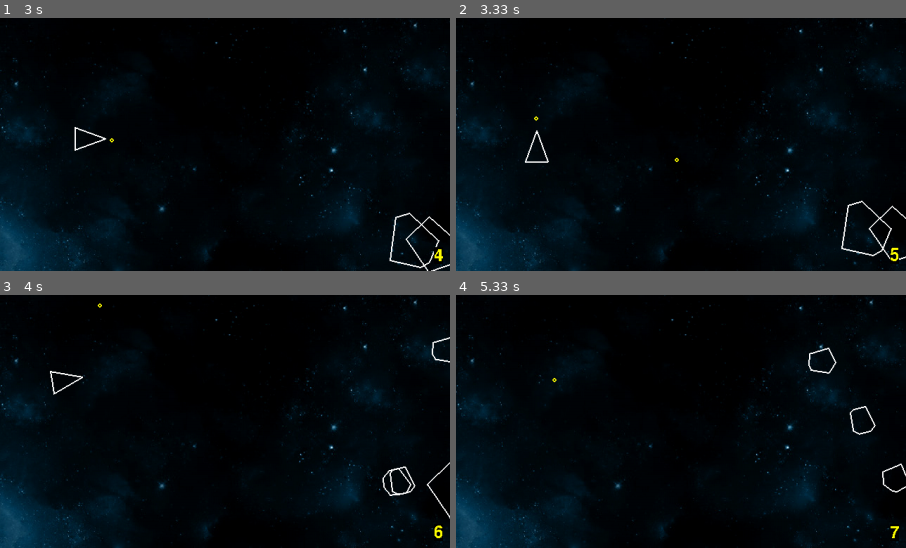
Above: before the commit, frames 1-4 (two rows, left to right).
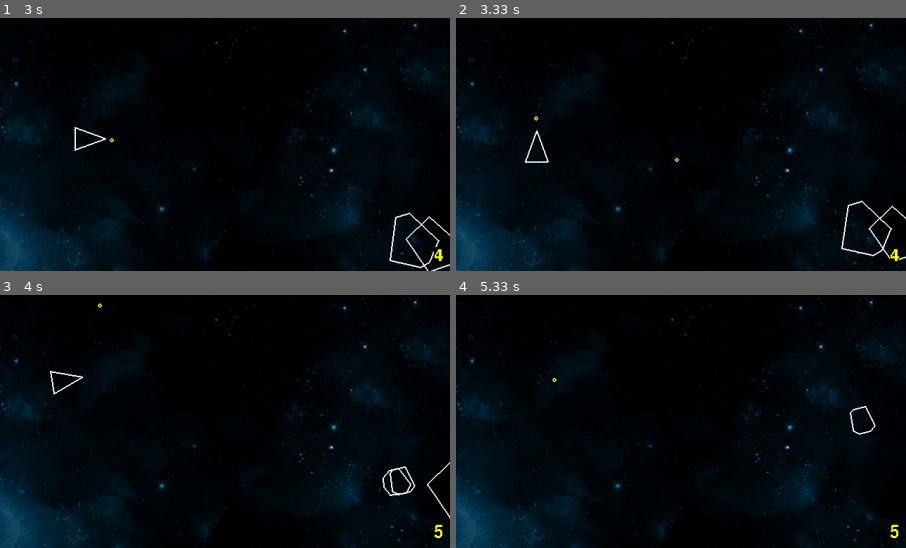
Above: after the commit, the same moments.

Repository: paulhunter/pygame-asteroids
Game: pygame game, started from main.py
Same seed, same stepped clock (60 frames per second), same inputs: the game is played once before the commit and once after it.
Inputs:
- Up to frame 1 (3 s): tap Space at 0.33, 0.73, 1.03, 1.23, 1.57, 1.87, 2.07, 2.37, 2.63, 2.97 s; hold Right 0.67-1.13 s; hold Up 1.17-1.47 s; hold Right 1.5-1.97 s; hold Left 2-2.53 s; hold Down 2.57-2.87 s; hold Left from 2.9 s (still down)
- Up to frame 2 (3.33 s): tap Space at 3.27 s; release Left at 3.3 s
- Up to frame 3 (4 s): hold Up 3.33-3.7 s; tap Space at 3.4, 3.8 s; hold Right from 3.73 s (still down)
- Up to frame 4 (5.33 s): tap Space at 4.1, 4.47, 4.87, 5.17 s; release Right at 4.37 s; hold Down 4.4-4.77 s; hold Left 4.8-5.27 s; hold Right from 5.3 s (still down)
The pictures show only the part of the screen within x 50-100%, y 50-100%; the shares and areas given below are measured in that part.

Frame 1 is identical in both runs. In frame 2, less than 0.1% of the frame differs, in the area x 96-99%, y 90-97%; in frame 3, 0.2%; in frame 4, 0.4%, in the area x 78-100%, y 20-97%.

Commit message:
remove asteroids that travel off screen

Diff:
--- a/asteroid.py
+++ b/asteroid.py
@@ -2,7 +2,9 @@
 import random
 
 from circleshape import CircleShape
-from constants import ASTEROID_MIN_RADIUS
+from constants import ASTEROID_MIN_RADIUS \
+                        , SCREEN_HEIGHT \
+                        , SCREEN_WIDTH
 
 class Asteroid(CircleShape):
     containers = None
@@ -57,4 +59,16 @@
 
     def update(self, dt):
         newPos = self.position + (self.velocity * dt)
+
+        # check if the asteroid has traveled off screen, and if so, remove it
+        b = 2 * self.radius # buffer
+        if (newPos.x - b > SCREEN_WIDTH):
+            self.kill()
+        elif (newPos.x + b < 0):
+            self.kill()
+        elif (newPos.y - b > SCREEN_HEIGHT):
+            self.kill()
+        elif (newPos.y + b < 0):
+            self.kill()
+
         self.position = newPos
